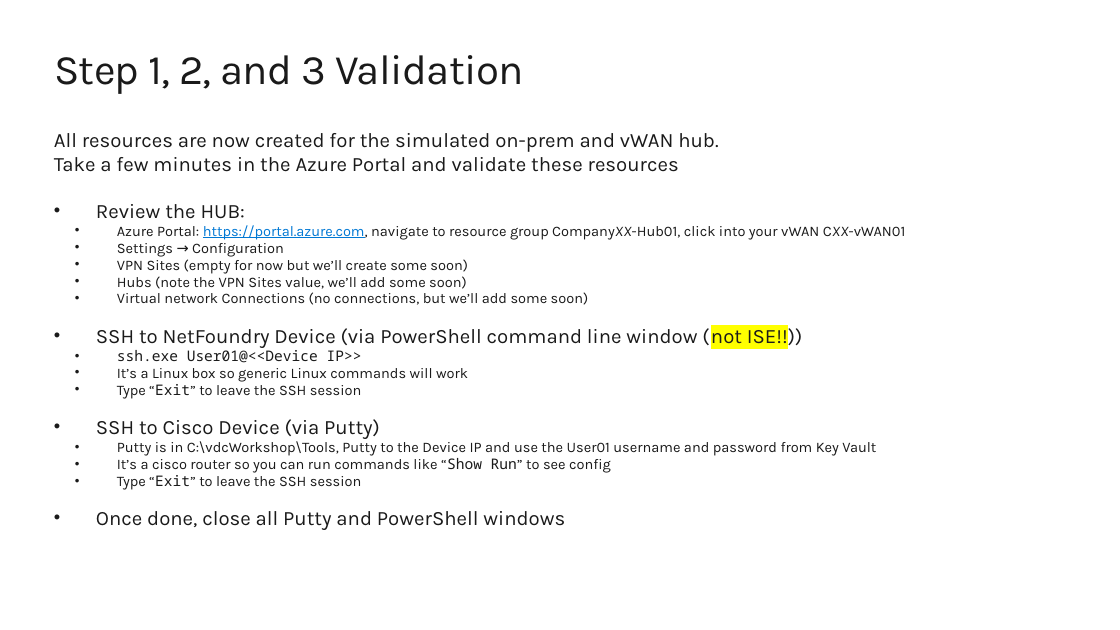
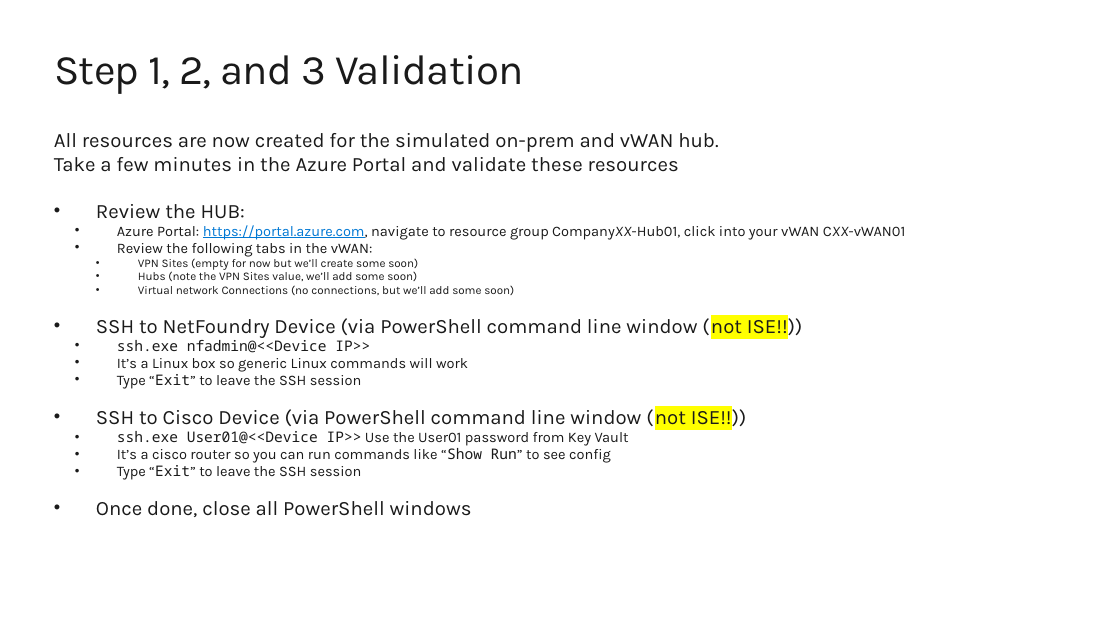
Before and after one commit to tracsman/vdcWorkshop, a slide deck: slide 16 of vWanLab/Documents/vWAN Workshop.pptx. Drawn at 1120x630 pixels with LibreOffice and Linux fonts; fonts in the diff are those of the drawing; background and template pictures are left out. Boxes give left, top, right and bottom in pixels: in the first picture for what was removed or moved away, otherwise in the second. Text is boxed around its words. In the diff, an @@ line names an element or a change of style, - is before the commit and + after.

```diff
--- a/vWanLab/Documents/vWAN Workshop.pptx
+++ b/vWanLab/Documents/vWAN Workshop.pptx
@@ text at <box>117,239,373,257</box>: text changed @@
-  • Settings → Configuration
+  • Review the following tabs in the vWAN:
@@ text at <box>138,256,514,295</box>: size 12.5 to 10 pt in "VPN Sites (empty for now but we’ll ...", "Hubs (note the VPN Sites value, we’ll ...", "Virtual network Connections (no connections, but we’ll ..."; list level 2 to 3 in "VPN Sites (empty for now ..."; list level 2 to 3 in "Hubs (note the VPN Sites ..."; list level 2 to 3 in "Virtual network Connections (no connections, ..." @@
@@ text at <box>117,340,370,353</box>: text changed @@
-  • ssh.exe User01@<<Device IP>>
+  • ssh.exe nfadmin@<<Device IP>>
@@ text at <box>96,406,747,446</box>: text changed; size 12.5 to 17.5 pt @@
-• SSH to Cisco Device (via Putty)
-  • Putty is in C:\vdcWorkshop\Tools, Putty to the Device IP and use the User01 username and password from Key Vault
+• SSH to Cisco Device (via PowerShell command line window (not ISE!!))
+  • ssh.exe User01@<<Device IP>> Use the User01 password from Key Vault
@@ text at <box>96,501,472,517</box>: text changed @@
-• Once done, close all Putty and PowerShell windows
+• Once done, close all PowerShell windows
```
Also in this commit, not shown: 2 other slides changed, 1 slide added, 4 other files.
